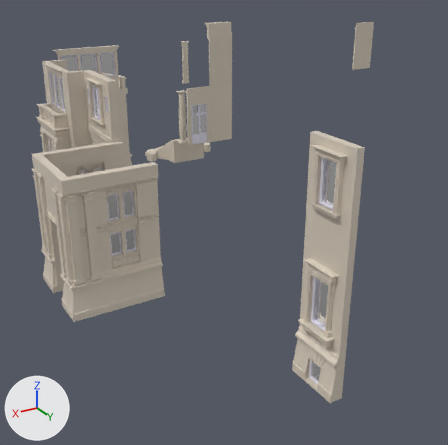
The Blender file project/KunitzersVilla.blend, before and after one commit.
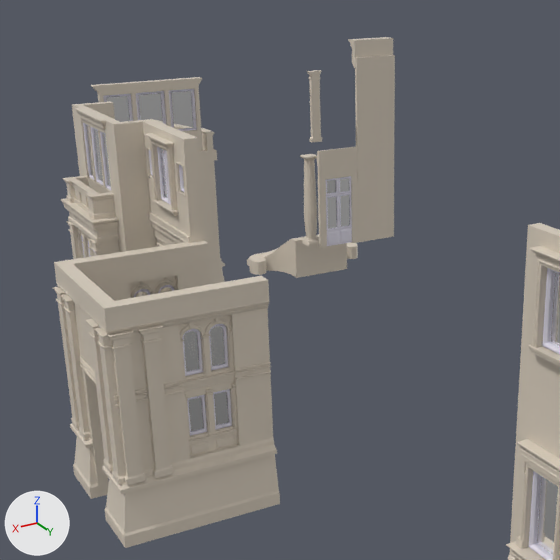
Old and new are each drawn whole from a 50 mm lens placed at (0.978, 1.863, 0.901), pointed at (0.153, 0.488, 0.214) and again close up on the part from 0% to 74% of the width and 0% to 74% of the height. Every picture has the same lights, and +X, +Y and +Z are marked at lower left.

In view in the first close-up: 'Balcony', 'Balcony_Upper_Windows', 'Front_Stairs', 'Main_Entrance', 'Round_Column', 'Side_Balcony', 'Side_Wall', 'Window_Wall_Down', 'Window_Wall_Down.001', 'Window_Wall_Side_Down', 'Window_Wall_Side_Up', 'Window_Wall_Up'.
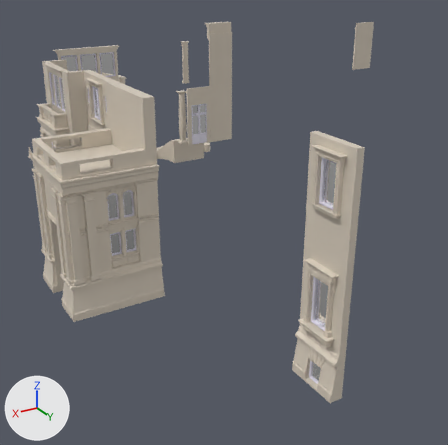
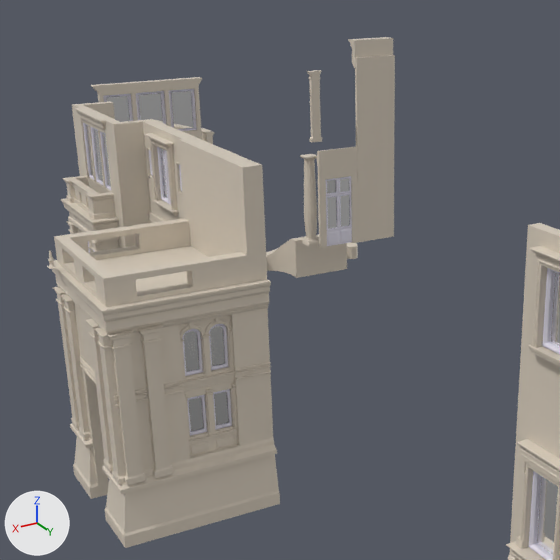
Commit message: continuation of main entrance module

Boxes (x1, y1, x2, y2) around the edits, measured in the close-ups (560 x 560 px):
'Main_Entrance', reshaped (33% taller): before (53, 241, 280, 548); after (49, 138, 280, 548)
'Balcony.001', added: after (47, 251, 57, 269)
part 1 of me_cube_014, built on: before (54, 241, 269, 335); after (49, 138, 271, 335)
'Balcony', unchanged, covered by the edit: before (199, 128, 225, 284); after (201, 128, 214, 144)

The change in detail:
me_cube_014 is used by ob_main_entrance; location (0.6, 0.657, 0.341); rotation (0.0, 0.0, 1.571), in degrees (0, 0, 90); scale (0.109, 0.0853, 0.111).
me_cube_014 had 3385 vertices, 2454 faces and spanned x -0.99..0.99, y -0.93..1.5, z -1.19..1.55.
me_cube_014 now has 3527 vertices, 2587 faces and spans x -1.01..1.01, y -0.93..1.5, z -1.19..2.79.
me_cube_014 part 1: 79 vertices moved from x -0.94..0.95, y -0.85..1.5, z 1.25..1.55 to x -0.98..0.98, y -0.87..1.5, z 1.25..1.85; 15 vertices removed from x -0.94..0.94, y -0.84..1.5, z 1.53..1.55; 173 vertices added at x -1.01..1.01, y -0.89..1.5, z 1.44..2.79.
Mesh me_cube_013 is new.
It has 60 vertices, 60 faces and spans x 4.654..4.74, y -1.066..-0.928, z 2.078..2.262.
It uses material mat_white (light grey #ddd1c1).
Object 'Balcony.001' (ob_balcony_001) is new; it shows me_cube_013.
Its location is (0.175, 0.68, 0.288).
Its scale is (0.109, 0.0853, 0.111).
